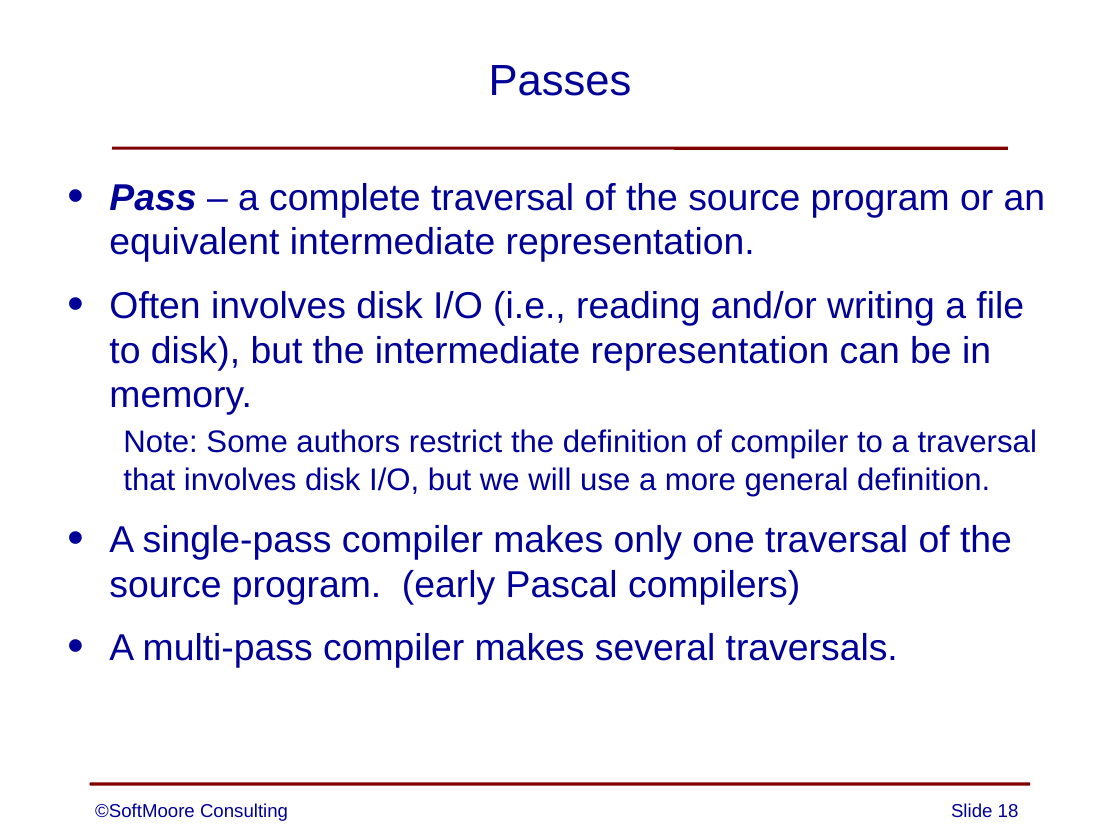
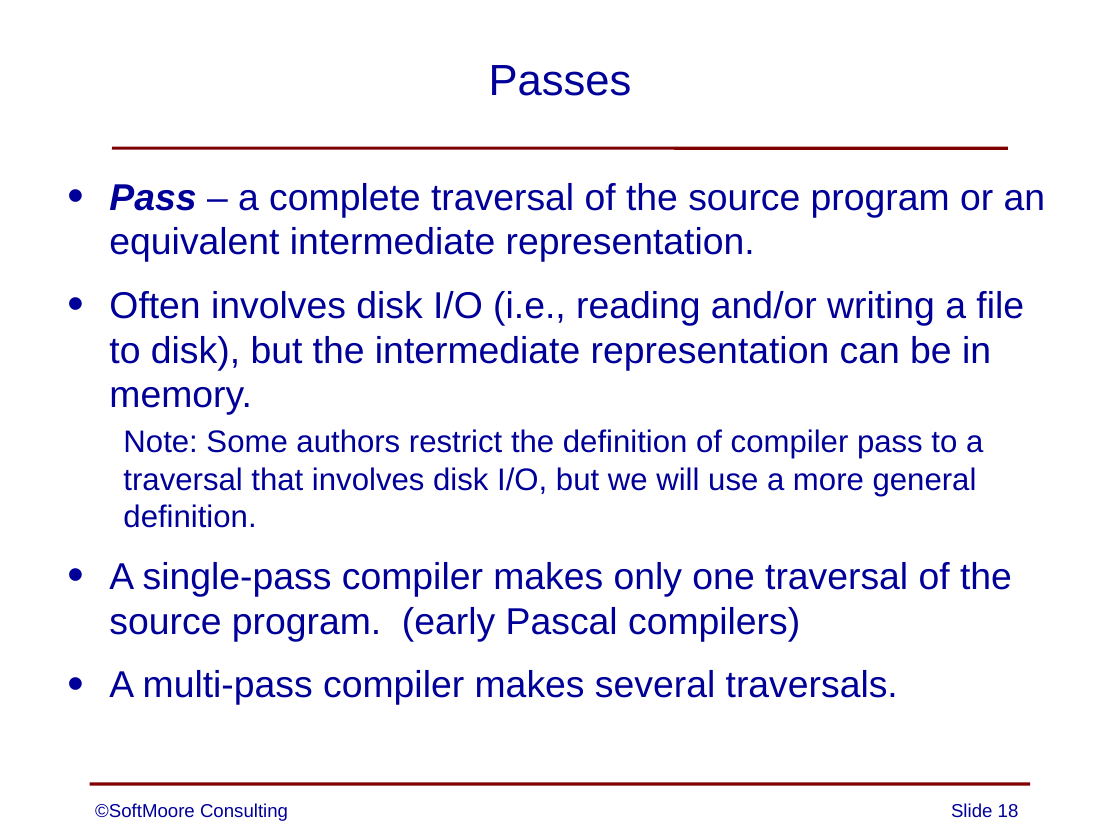
Before and after one commit to SoftMoore/CPRL-Java-3rd, a slide deck: slide 18 of PowerPoints/02 - Structure of Compilers.pptx. Drawn at 1120x840 pixels with LibreOffice and Linux fonts; fonts in the diff are those of the drawing. Boxes give left, top, right and bottom in pixels: in the first picture for what was removed or moved away, otherwise in the second. Text is boxed around its words. In the diff, an @@ line names an element or a change of style, - is before the commit and + after.

```diff
--- a/PowerPoints/02 - Structure of Compilers.pptx
+++ b/PowerPoints/02 - Structure of Compilers.pptx
@@ text at <box>123,429,983,528</box>: text changed @@
-  Note: Some authors restrict the definition of compiler to a traversal that involves disk I/O, but we will use a more general definition.
+  Note: Some authors restrict the definition of compiler pass to a traversal that involves disk I/O, but we will use a more general definition.
```
Also in this commit, not shown: 1 other slide changed.
